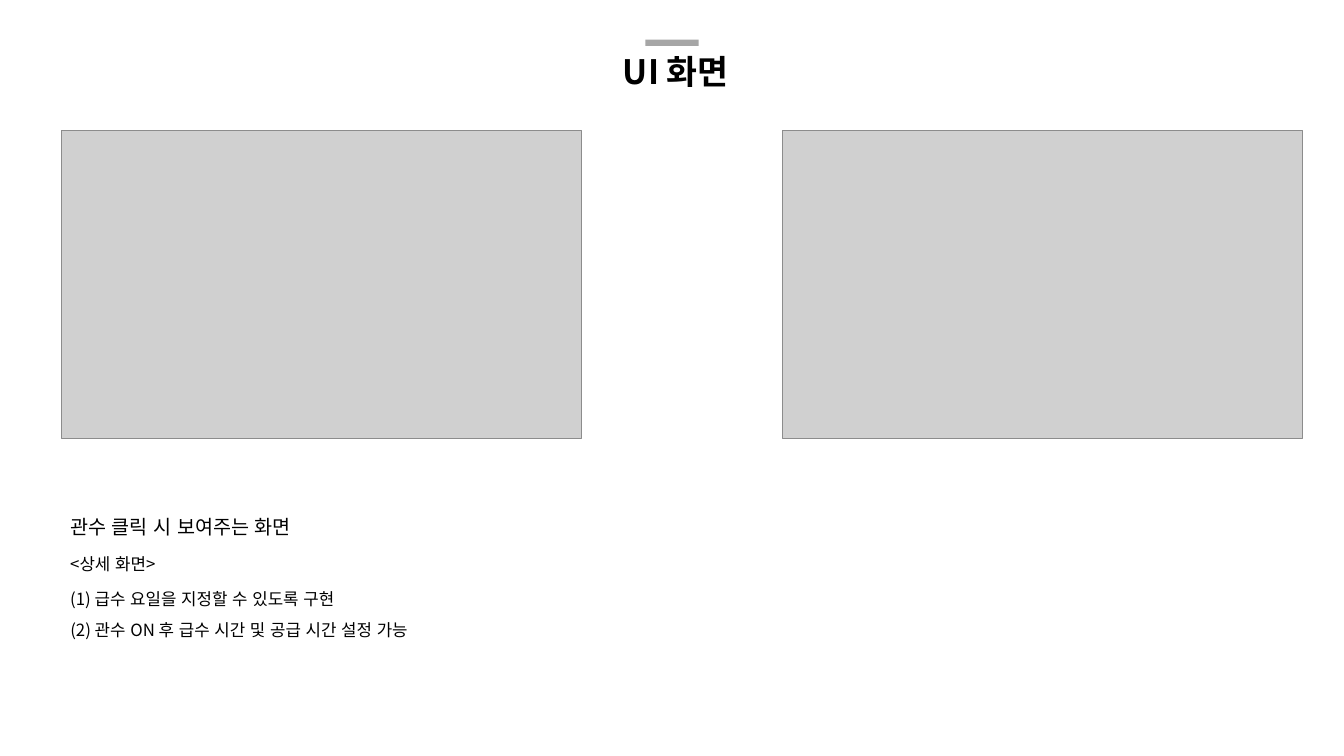
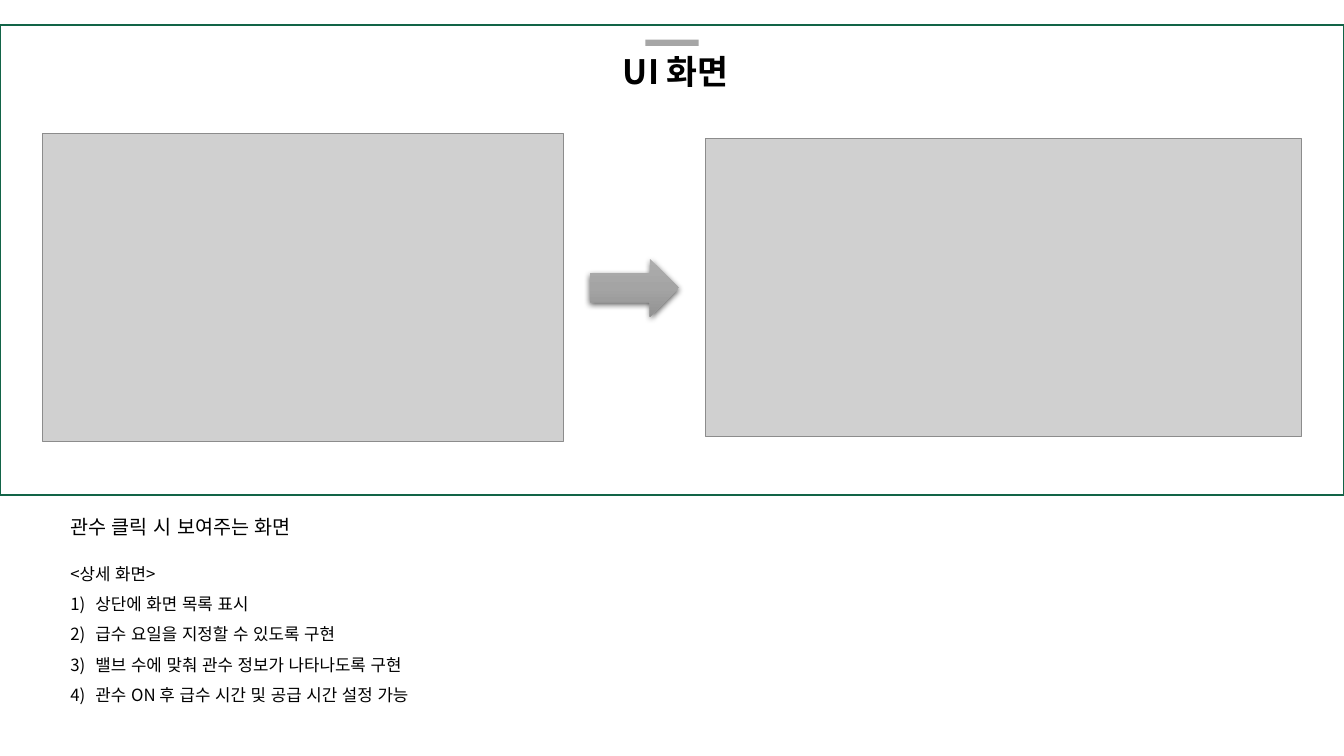
Before and after one commit to ssufunny/Internship-2022Winter, a slide deck: slide 5 of ubifarm.pptx. Drawn at 1344x756 pixels with LibreOffice and Linux fonts; fonts in the diff are those of the drawing; grey boxes stand for pictures. Boxes give left, top, right and bottom in pixels: in the first picture for what was removed or moved away, otherwise in the second. Text is boxed around its words. In the diff, an @@ line names an element or a change of style, - is before the commit and + after.

```diff
--- a/ubifarm.pptx
+++ b/ubifarm.pptx
@@ rectangle added at (0, 24, 1344, 494), outline #126447 1.5 pt @@
@@ picture: place and size @@
-picture at (62, 130, 582, 439)
+picture at (43, 134, 564, 443)
@@ picture: place and size @@
-picture at (782, 130, 1303, 439)
+picture at (706, 139, 1302, 437)
@@ right arrow added at (590, 259, 679, 318), fill gradient #AFAFAF to #A5A5A5 to #939393 @@
@@ text at (70, 566, 409, 703): text changed @@
-(2) 관수 ON 후 급수 시간 및 공급 시간 설정 가능
+<상세 화면>
+1) 상단에 화면 목록 표시
+2) 급수 요일을 지정할 수 있도록 구현
+3) 밸브 수에 맞춰 관수 정보가 나타나도록 구현
+4) 관수 ON 후 급수 시간 및 공급 시간 설정 가능
@@ text removed at (70, 556, 155, 572) @@
-<상세 화면>
@@ text removed at (70, 591, 334, 608) @@
-(1) 급수 요일을 지정할 수 있도록 구현
```
Also in this commit, not shown: 4 other slides changed, 1 slide removed.
